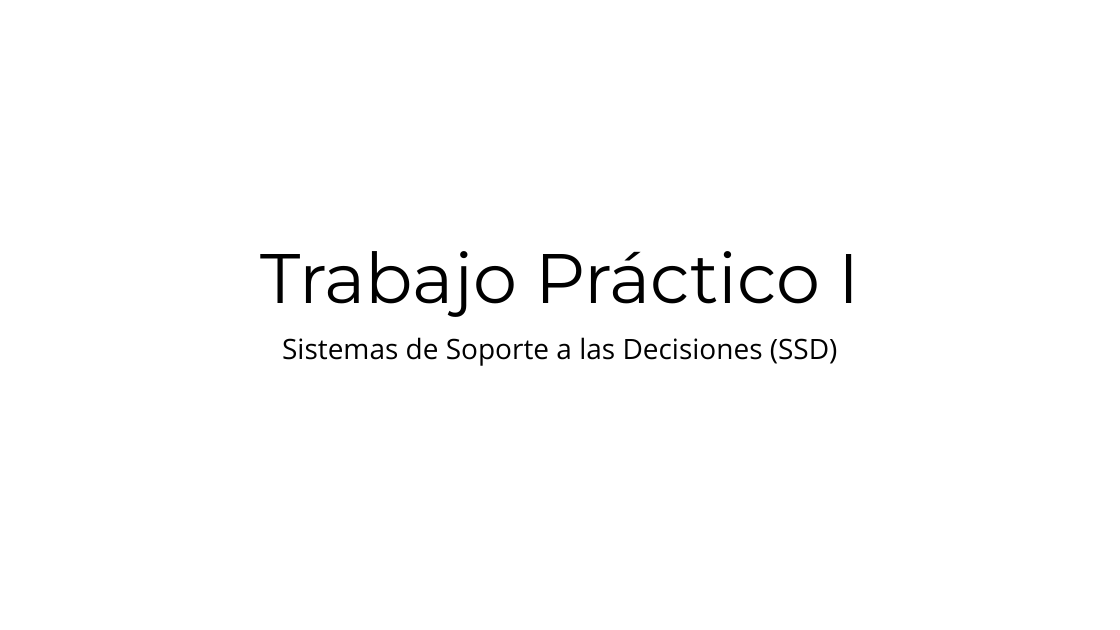
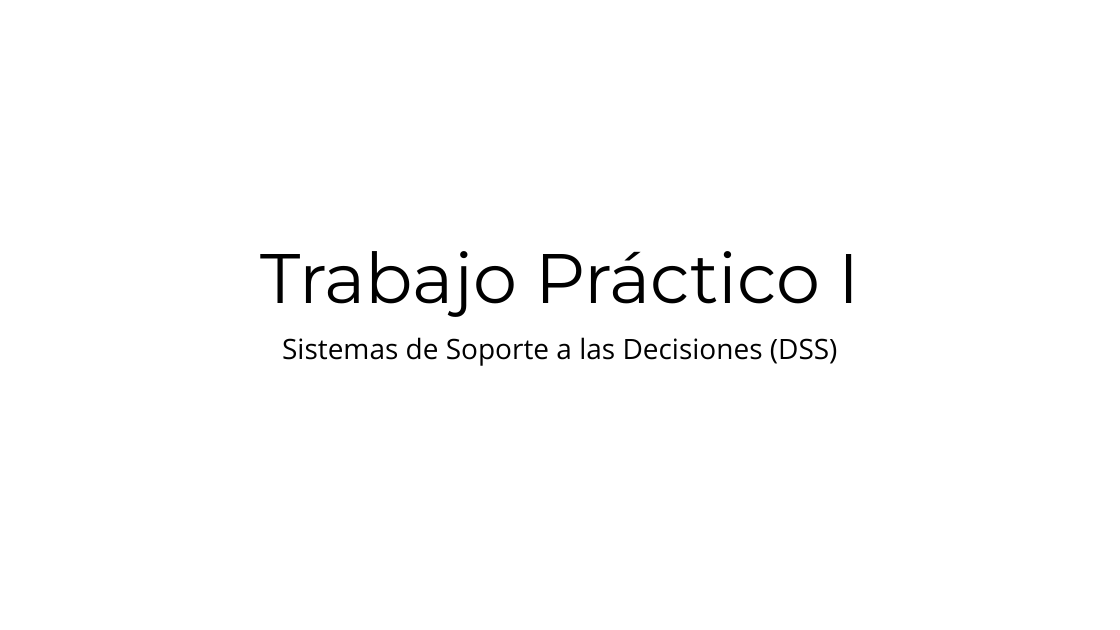
Before and after one commit to kaenovsky/iftsnotes, a slide deck: slide 1 of 215-ppii/215-assets/ppt-ppii-dss-v1.pptx. Drawn at 1120x630 pixels with LibreOffice and Linux fonts; fonts in the diff are those of the drawing. Boxes give left, top, right and bottom in pixels: in the first picture for what was removed or moved away, otherwise in the second. Text is boxed around its words. In the diff, an @@ line names an element or a change of style, - is before the commit and + after.

```diff
--- a/215-ppii/215-assets/ppt-ppii-dss-v1.pptx
+++ b/215-ppii/215-assets/ppt-ppii-dss-v1.pptx
@@ subtitle at [282, 337, 838, 366]: text changed @@
-Sistemas de Soporte a las Decisiones (SSD)
+Sistemas de Soporte a las Decisiones (DSS)
```
Also in this commit, not shown: 3 other slides changed.
